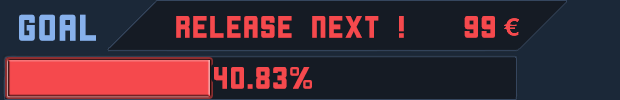
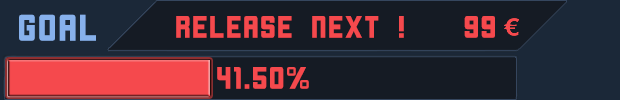
The second 620x100 image is a revision of the first. Changes to its layers:
renamed "40.83%" to "41.50%", painted on it over [214, 67, 312, 89]
